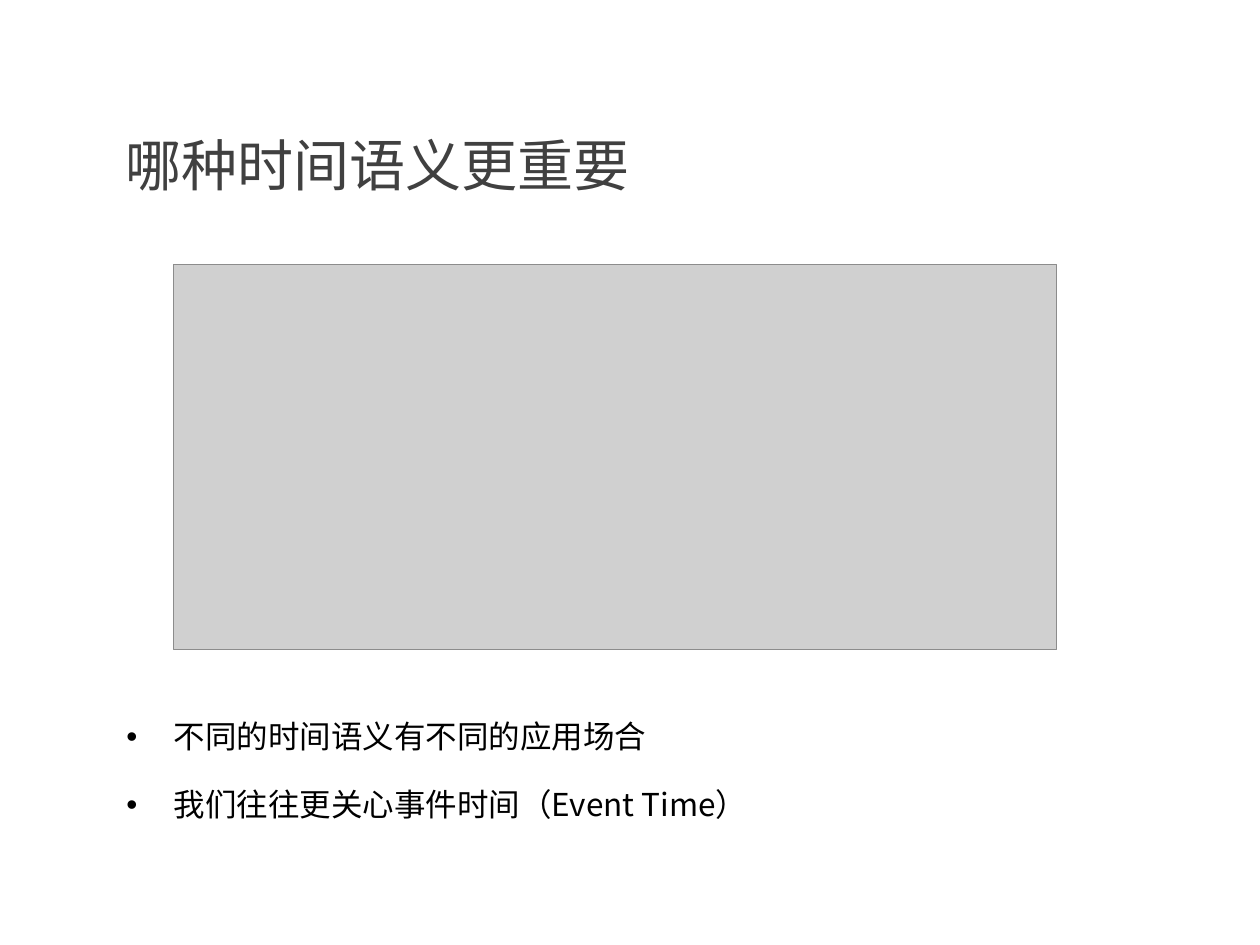
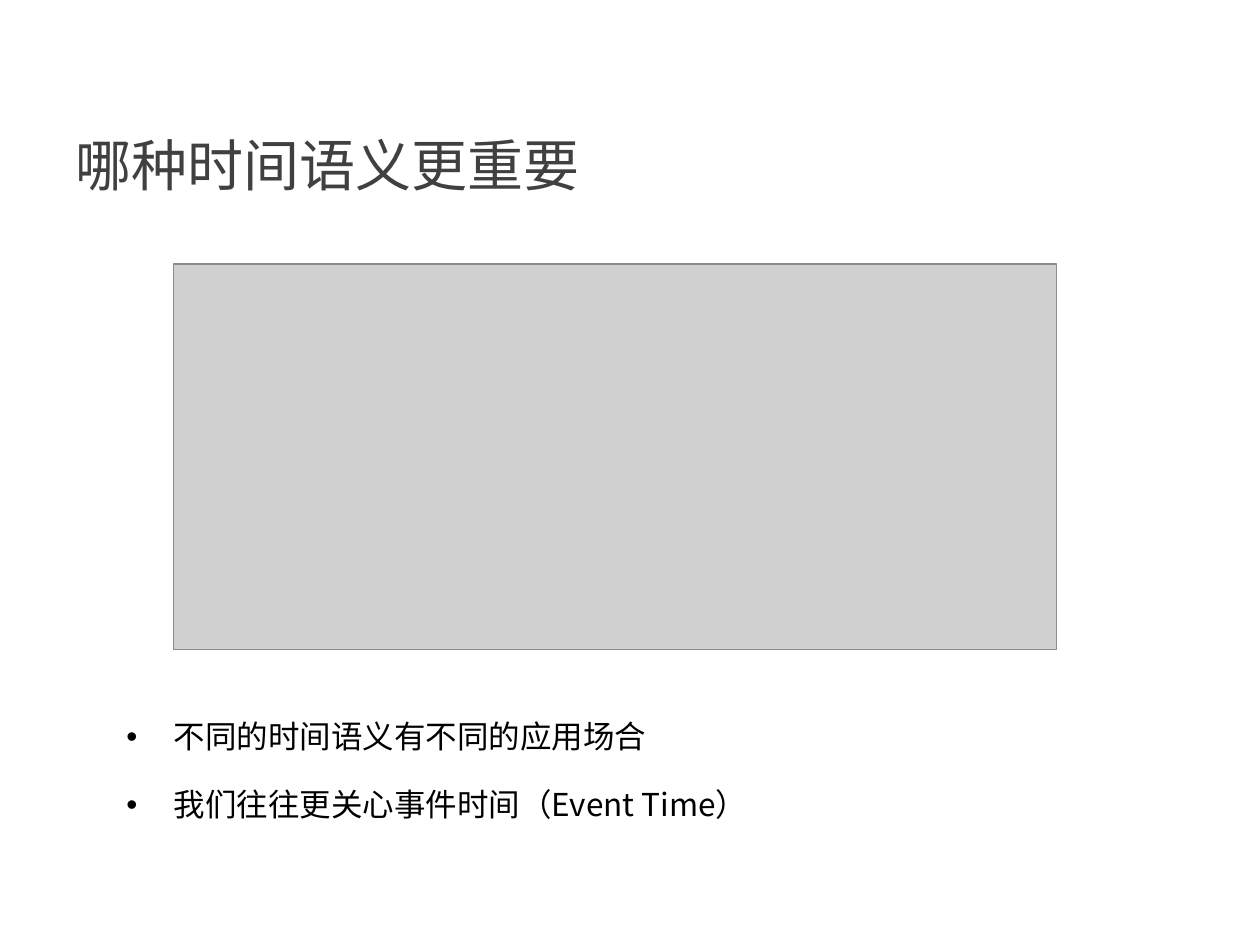
Before and after one commit to confucianzuoyuan/flink-tutorial, a slide deck: slide 4 of slides/4_Flink中的时间语义和watermark.pptx. Drawn at 1260x945 pixels with LibreOffice and Linux fonts; fonts in the diff are those of the drawing; grey boxes stand for pictures; background and template pictures are left out. Boxes give left, top, right and bottom in pixels: in the first picture for what was removed or moved away, otherwise in the second. Text is boxed around its words. In the diff, an @@ line names an element or a change of style, - is before the commit and + after.

```diff
--- a/slides/4_Flink中的时间语义和watermark.pptx
+++ b/slides/4_Flink中的时间语义和watermark.pptx
@@ text "哪种时间语义更重要" at bbox=[75, 139, 579, 191]: indent changed @@
```
Also in this commit, not shown: 13 other slides changed, 1 slide added, 3 other files.
